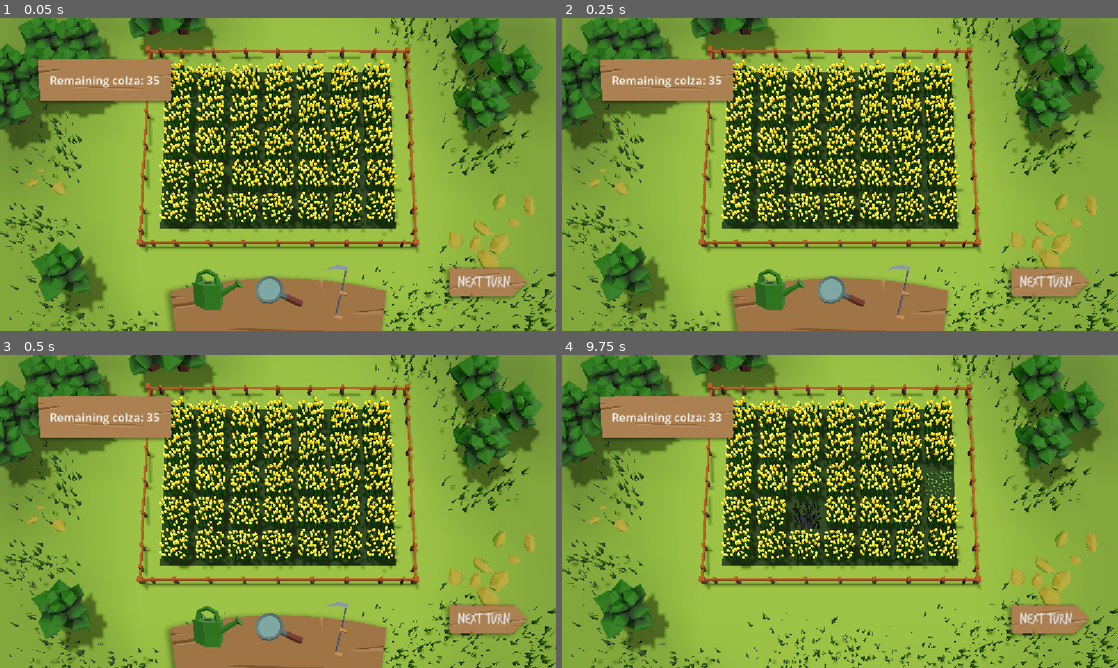
Above: before the commit, frames 1-4 (two rows, left to right).
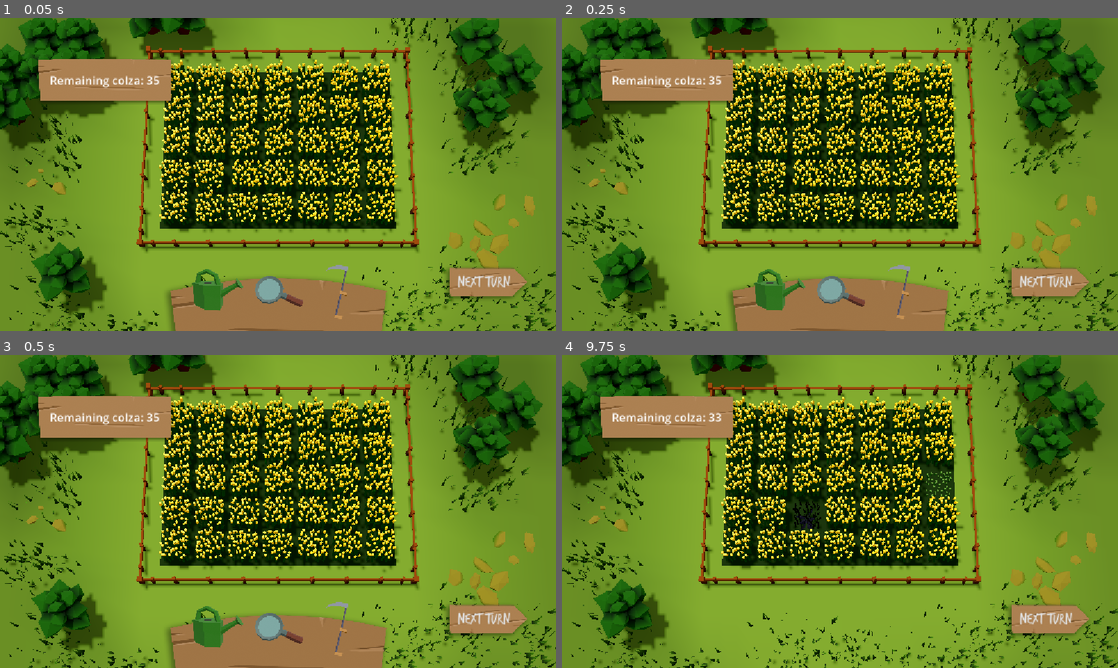
Above: after the commit, the same moments.

Repository: Squix/scientific_game_jam_26
Game: Godot game, scene res://scenes/game.tscn
Two runs of this game, one before a commit and one after it. Both use one fixed random seed, a clock stepped at 60 frames per second and the inputs below.
Inputs (mouse positions are in pixels of both pictures, inside the frame that each line leads up to):
- Up to frame 1 (0.05 s): no input
- Up to frame 2 (0.25 s): no input
- Up to frame 3 (0.5 s): no input
- Up to frame 4 (9.75 s): click "NEXT TURN" at 0.5 s; click "NEXT TURN" at 1.25 s; click (778, 630) at 2 s; click (840, 630) at 2.75 s; click (901, 630) at 3.5 s; click (778, 630) at 4.25 s; click (840, 630) at 5 s; click (901, 630) at 5.75 s; click "NEXT TURN" at 6.5 s; click (778, 630) at 7.25 s; click (840, 630) at 8 s; click (901, 630) at 8.75 s; tap Enter at 9.5 s; move the mouse to (962, 495) at 9.52 s; press the mouse at (962, 495) at 9.53 s

The runs differ from the first frame. In frame 1, 60% of the frame differs, in the area x 0-100%, y 0-100%; in frame 2, 60%; in frame 3, 60%; in frame 4, 63%.

Commit message:
Update smallMap.tscn

Diff:
--- a/scenes/map/smallMap.tscn
+++ b/scenes/map/smallMap.tscn
@@ -22,9 +22,6 @@
 
 [node name="SmallMap" type="Node3D" unique_id=1866678314]
 
-[node name="DirectionalLight3D" type="DirectionalLight3D" parent="." unique_id=380702337]
-transform = Transform3D(0.84261227, 0.2393611, 0.4824012, 0, -0.8957894, 0.44447884, 0.5385208, -0.3745233, -0.75480306, 0, 0, 0)
-
 [node name="MainCamera" type="Camera3D" parent="." unique_id=715540611]
 transform = Transform3D(-4.371139e-08, -0.9659258, 0.25881907, 0, 0.25881907, 0.9659258, -1, 4.222196e-08, -1.1313341e-08, 7, 23, 0)
 current = true
